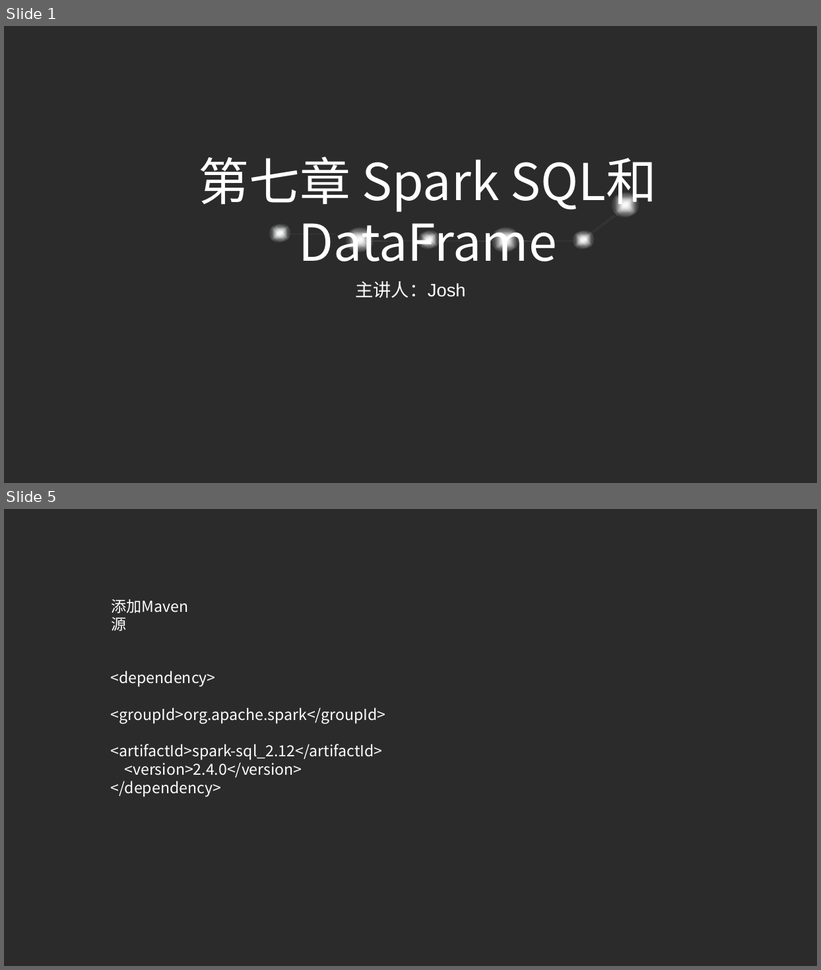
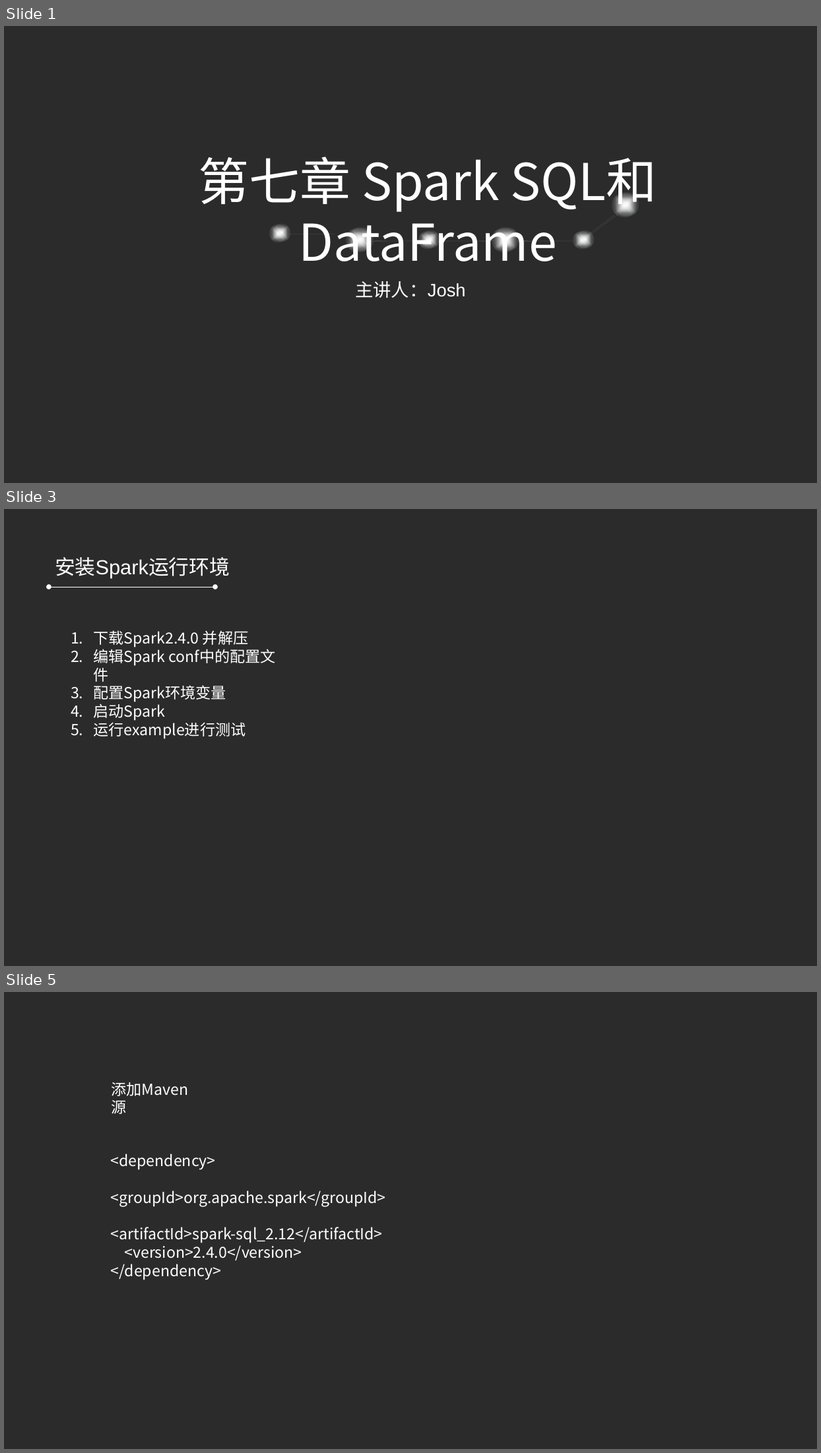
Before and after one commit to refuil/hadoopAction, a slide deck: 第七章 Spark编程基础DataFrame.pptx. Shown one above the other, each under a label of ours: slides 1 and 5 before the commit, slides 1, 3 and 5 after it; the slides between them are not shown. The pictures are 821x970 and 821x1453 pixels, drawn with LibreOffice and Linux fonts; fonts in the diff are those of the drawing; background and template pictures are left out; a plain dark background stands for a picture behind light text. Boxes give left, top, right and bottom in pixels: in the first picture for what was removed or moved away, otherwise in the second. Text is boxed around its words. In the diff, an @@ line names an element or a change of style, - is before the commit and + after.

```diff
--- a/第七章 Spark编程基础DataFrame.pptx
+++ b/第七章 Spark编程基础DataFrame.pptx
@@ slide 3 added at [4,509,817,966], background picture (left out) @@
@@ text added at [55,557,230,579], 24 pt, text #FFFFFF @@
+安装Spark运行环境
@@ double arrow added from (49, 587) to (215, 587), #FFFFFF 0.5 pt @@
@@ text added at [94,630,248,739], 18 pt, text #FFFFFF @@
+1. 下载Spark2.4.0 并解压
+2. 编辑Spark conf中的配置文件
+3. 配置Spark环境变量
+4. 启动Spark
+5. 运行example进行测试
```
Also in this commit, not shown: 2 slides changed, 22 other files.
